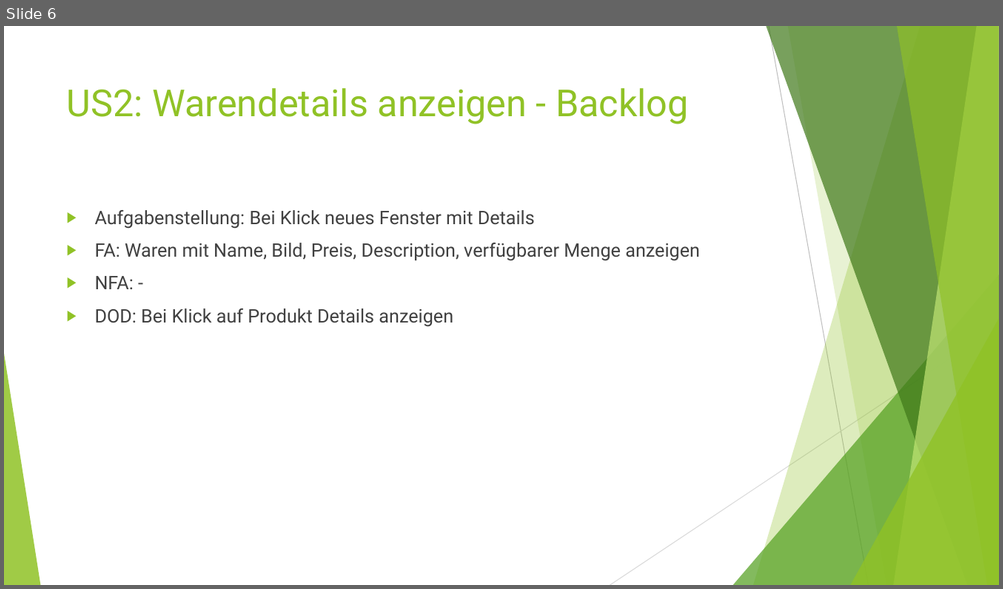
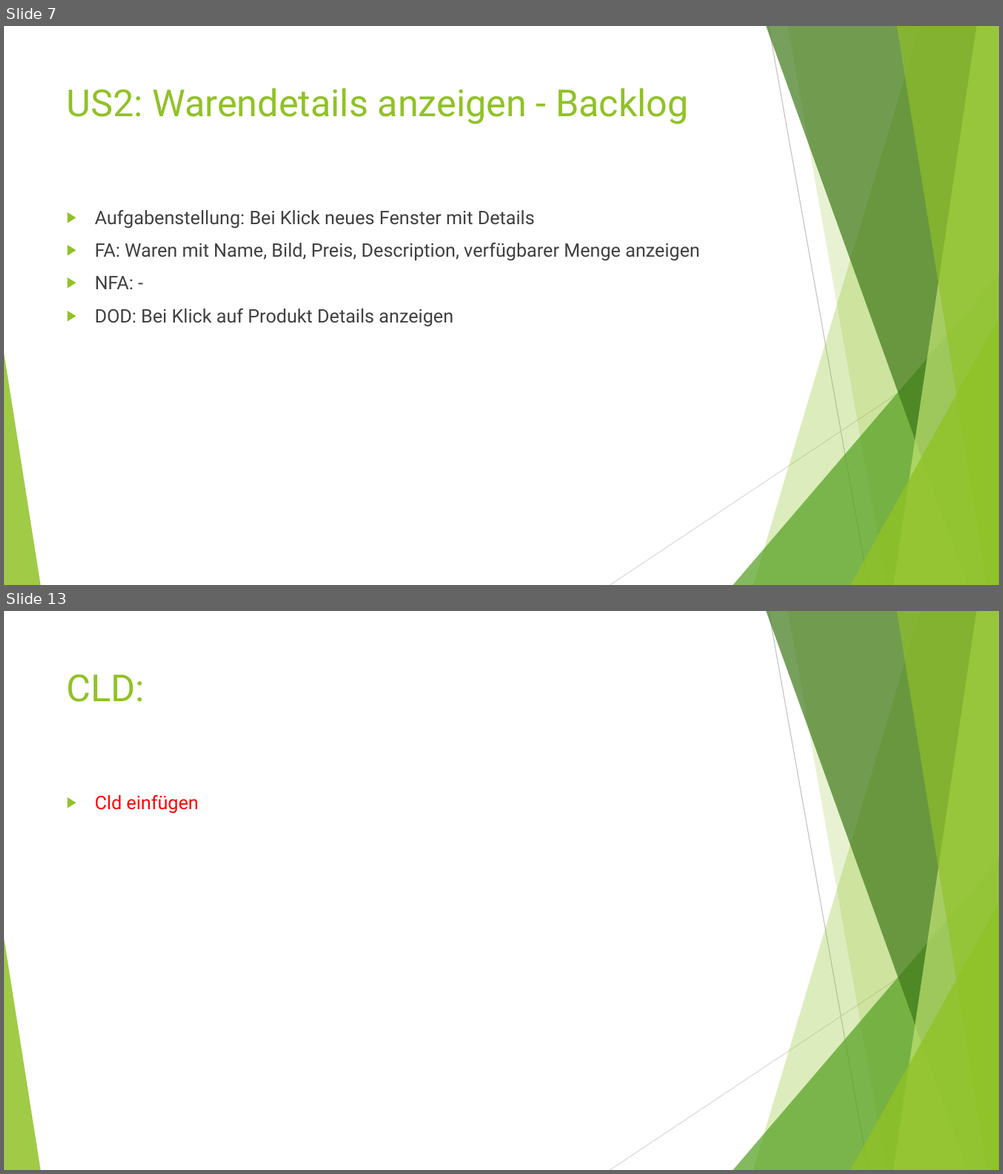
Before and after one commit to Grisdoff/Planet.Shop, a slide deck: Organisatorisches/Presentations/Presentation_WS.pptx. Shown one above the other, each under a label of ours: slide 6 before the commit, slides 7 and 13 after it; the slides between them are not shown. The pictures are 1003x589 and 1003x1174 pixels, drawn with LibreOffice and Linux fonts; fonts in the diff are those of the drawing. Boxes give left, top, right and bottom in pixels: in the first picture for what was removed or moved away, otherwise in the second. Text is boxed around its words. In the diff, an @@ line names an element or a change of style, - is before the commit and + after.

```diff
--- a/Organisatorisches/Presentations/Presentation_WS.pptx
+++ b/Organisatorisches/Presentations/Presentation_WS.pptx
@@ slide 13 added at <box>4,611,999,1170</box>, background #FFFFFF; not listed: 10 template elements that a slide beside it also shows @@
@@ title added at <box>67,674,145,702</box>, 36 pt, text #90C226 @@
+CLD:
@@ text added at <box>95,795,198,814</box>, 18 pt, text #FF0000 @@
+▶ Cld einfügen
@@ what was slide 6 is now slide 7 @@
```
Also in this commit, not shown: 2 slides changed, 6 other slides added.
